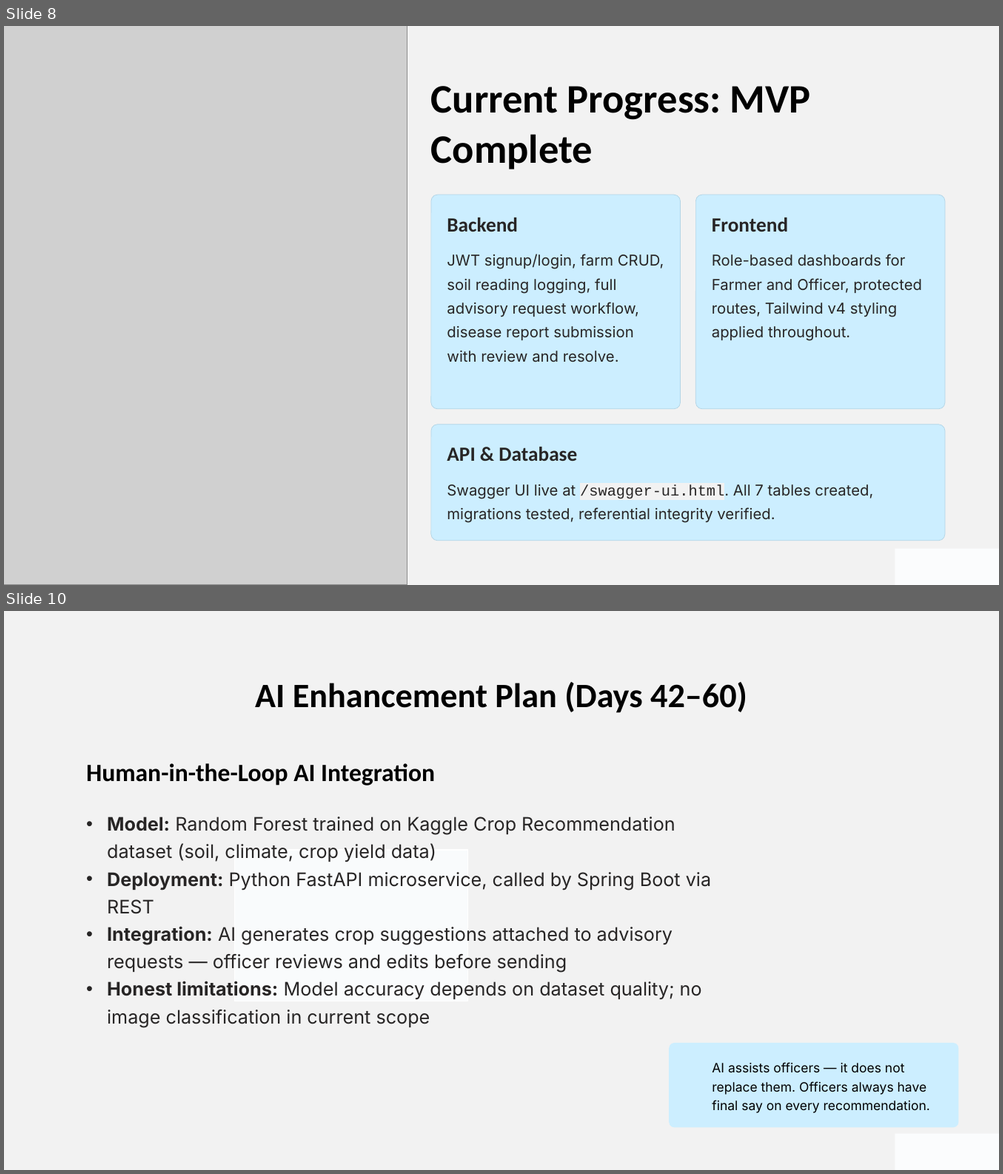
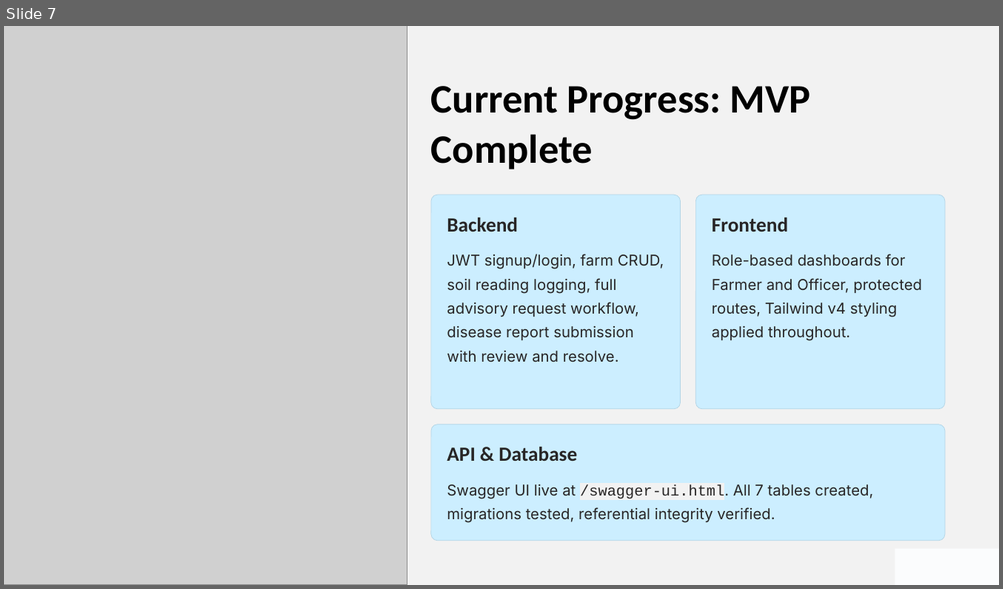
Before and after one commit to CodeTitan-S/crop-advisory-platform, a slide deck: docs/Crop-Advisory-and-Farming-Guidance-Platform.pptx. Shown one above the other, each under a label of ours: slides 8 and 10 before the commit, slide 7 after it; the slides between them are not shown. The pictures are 1003x1174 and 1003x589 pixels, drawn with LibreOffice and Linux fonts; fonts in the diff are those of the drawing; grey boxes stand for pictures; background and template pictures are left out. Boxes give left, top, right and bottom in pixels: in the first picture for what was removed or moved away, otherwise in the second. Text is boxed around its words. In the diff, an @@ line names an element or a change of style, - is before the commit and + after.

Commit message:
fix: resolve P0-P2 bugs and harden uploads, auth, and workflows
- Run the test suite on in-memory H2 so CI needs no live PostgreSQL;
  make the DataSource driver configurable and drop the CI postgres service
- Pin Jackson to ISO-8601 dates and add an integration test asserting
  createdAt/recordedAt serialize as strings the frontend can parse
- Validate photo uploads by magic bytes instead of the client-supplied
  Content-Type, closing the mislabeled-file upload path
- Trim and normalize CORS origins so stray whitespace or a trailing
  slash in FRONTEND_URL cannot silently break browser requests
- Add admin reassignment for stuck advisory requests and disease
  reports, plus an admin resolve override, with queue read access for
  admins and a new admin Oversight screen
- Open knowledge-base reads to officers, who need the reference material
  when advising farmers
- Fix validation error handling for class-level constraints, NaN input
  handling in the farm and soil forms, defensive API envelope unwrapping,
  and a primitive existsByEmail; update tests and docs accordingly

```diff
--- a/docs/Crop-Advisory-and-Farming-Guidance-Platform.pptx
+++ b/docs/Crop-Advisory-and-Farming-Guidance-Platform.pptx
@@ slide 10 removed at box(4, 611, 999, 1170), background picture (left out); not listed: 1 template element that a slide beside it also shows @@
@@ text removed at box(255, 682, 747, 713) @@
-AI Enhancement Plan (Days 42–60)
@@ text removed at box(86, 763, 435, 786) @@
-Human-in-the-Loop AI Integration
@@ text removed at box(107, 817, 711, 1028) @@
-• Model: Random Forest trained on Kaggle Crop Recommendation dataset (soil, climate, crop yield data)
-• Deployment: Python FastAPI microservice, called by Spring Boot via REST
-• Integration: AI generates crop suggestions attached to advisory requests — officer reviews and edits before sending
-• Honest limitations: Model accuracy depends on dataset quality; no image classification in current scope
@@ rectangle removed at box(235, 850, 467, 1001) @@
@@ rounded rectangle removed at box(669, 1043, 959, 1128) @@
@@ text removed at box(711, 1062, 930, 1113) @@
-AI assists officers — it does not replace them. Officers always have final say on every recommendation.
@@ rectangle removed at box(895, 1134, 999, 1170) @@
@@ what was slide 8 is now slide 7 @@
```
Also in this commit, not shown: 1 slide changed, 2 slides added, 4 other slides removed, 31 other files.
